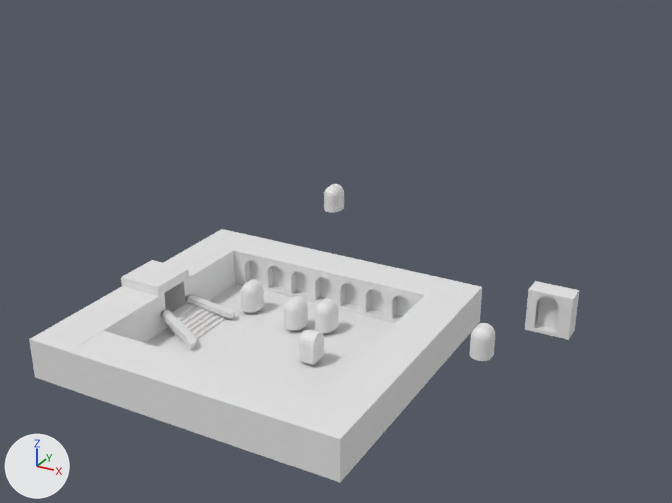
Renders of the Blender file Blender/omari7.blend from each side of a commit.
Both versions are drawn from a camera (50 mm lens) standing at (44.0, -66.5, 43.1) and looking at (-0.8, 15.0, 2.4). Every picture has the same lights, and +X, +Y and +Z are marked at lower left.
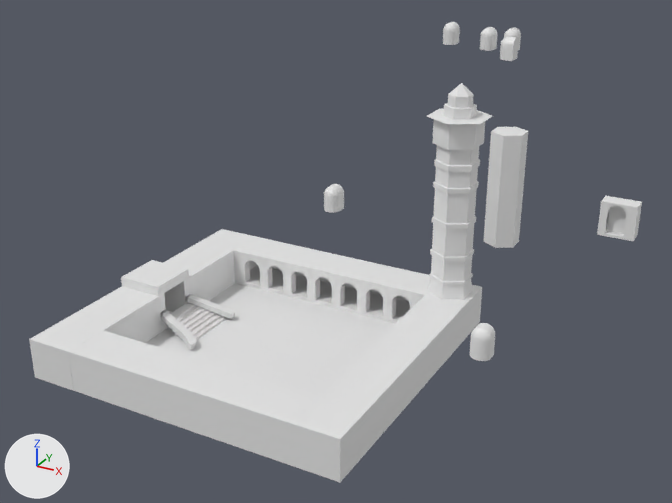
Patch to the scene script:
```diff
--- a/Blender/omari7.blend.py
+++ b/Blender/omari7.blend.py
@@ me_cube_007 @@
 # used by ob_cube_013; location = (0.0, 0.0, 0.0); scale = (16.0, 15.0, 2.0)
-me_cube_007.from_pydata(...)  # 275 vertices, 151 faces; spans x -0.7..0.73, y 0.7..1.0, z -1.0..1.0
+me_cube_007.from_pydata(...)  # 289 vertices, 151 faces; spans x -0.7..0.73, y 0.7..1.0, z -1.0..1.0
+# me_cube_007 part 1
+# 7 faces are deleted
+# 8 vertices are added at x -0.7..0.73, y 0.7..0.77, z -0.8
+# 6 new vertices lie (0.0, 0.23, 0.0) away from vertices in x -0.7..0.73, y 0.77, z -0.8
+# 7 new faces join them
 me_cube_007.materials.append(mat_material)
@@ me_cylinder_004 @@
+me_cylinder_004.from_pydata(...)  # 204 vertices, 201 faces; spans x -1.34..1.34, y -1.55..1.55, z -1.0..1.63
@@ me_cylinder_003 @@
+me_cylinder_003.from_pydata(...)  # 78 vertices, 80 faces; spans x -0.87..0.87, y -1.0..1.0, z -1.0..5.41
@@ ob_hmmm @@
 ob_hmmm = bpy.data.objects.new('Hmmm', me_sphere)
-ob_hmmm.location = (-5.9, 5.6, 0.3)
+ob_hmmm.location = (-5.9, 57.5, 18.9)
@@ ob_cube_001 @@
 ob_cube_001 = bpy.data.objects.new('Cube.001', me_cube_003)
-ob_cube_001.location = (25.1, 7.7, 4.9)
+ob_cube_001.location = (25.1, 33.1, 4.9)
 ob_cube_001.scale = (2.0, 1.0, 2.0)
@@ ob_work @@
 ob_work = bpy.data.objects.new('work', me_sphere_007)
-ob_work.location = (0.1, 4.5, 0.3)
+ob_work.location = (0.1, 56.4, 18.9)
@@ ob_sphere_005 @@
 ob_sphere_005 = bpy.data.objects.new('Sphere.005', me_sphere_009)
-ob_sphere_005.location = (3.1, 5.5, 0.3)
+ob_sphere_005.location = (3.1, 57.4, 18.9)
@@ ob_sphere_010 @@
 ob_sphere_010 = bpy.data.objects.new('Sphere.010', me_sphere_014)
-ob_sphere_010.location = (4.7, -0.3, 0.3)
+ob_sphere_010.location = (4.7, 51.6, 18.9)
 ob_sphere_010.rotation_euler = (0.0, 0.0, -1.571)  # degrees (0, 0, -90)
@@ ob_cylinder @@
+ob_cylinder = bpy.data.objects.new('Cylinder', me_cylinder_004)
+ob_cylinder.location = (13.5, 12.6, 10.0)
+ob_cylinder.scale = (2.0, 2.0, 8.0)
@@ ob_cylinder_002 @@
+ob_cylinder_002 = bpy.data.objects.new('Cylinder.002', me_cylinder_003)
+ob_cylinder_002.location = (13.7, 27.1, 4.0)
+ob_cylinder_002.scale = (2.0, 2.0, 2.0)
```

Pixel boxes (x1, y1, x2, y2) of what changed, in the pictures (672 x 503 px; the box of a moved part takes in the faces that stretch with it):
'Cube.013', reshaped
    before: (234, 237, 442, 323)
    after: (234, 237, 431, 323)
'Cylinder', added
    after: (427, 83, 492, 300)
'Cylinder.002', added
    after: (484, 127, 528, 248)
'Cube.001', moved
    before: (525, 281, 579, 340)
    after: (597, 196, 642, 241)
'Sphere.010', moved
    before: (299, 330, 324, 365)
    after: (500, 37, 518, 61)
'work', moved
    before: (284, 296, 308, 330)
    after: (480, 27, 497, 51)
'Hmmm', moved
    before: (241, 279, 264, 312)
    after: (443, 22, 460, 45)
'Sphere.005', moved
    before: (315, 299, 338, 333)
    after: (504, 28, 521, 50)
part 1 of me_cube_007, moved or reshaped
    before: (249, 260, 410, 317)
    after: (250, 265, 410, 317)
